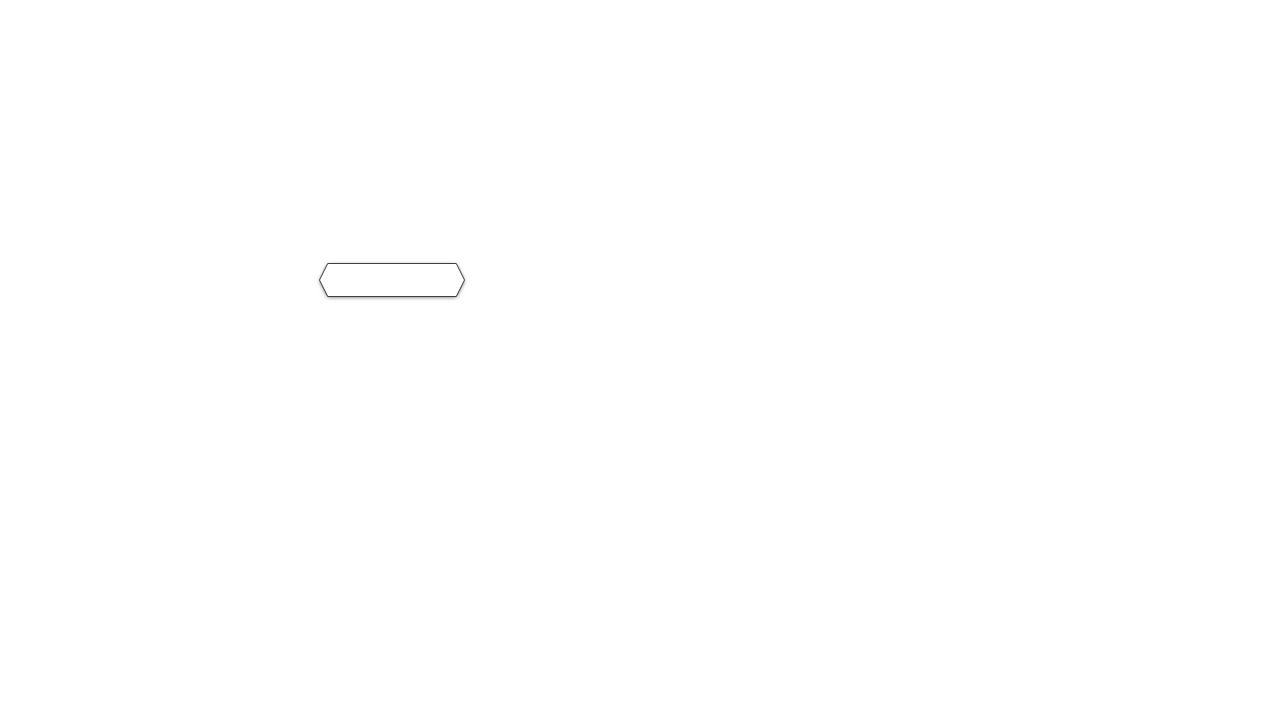
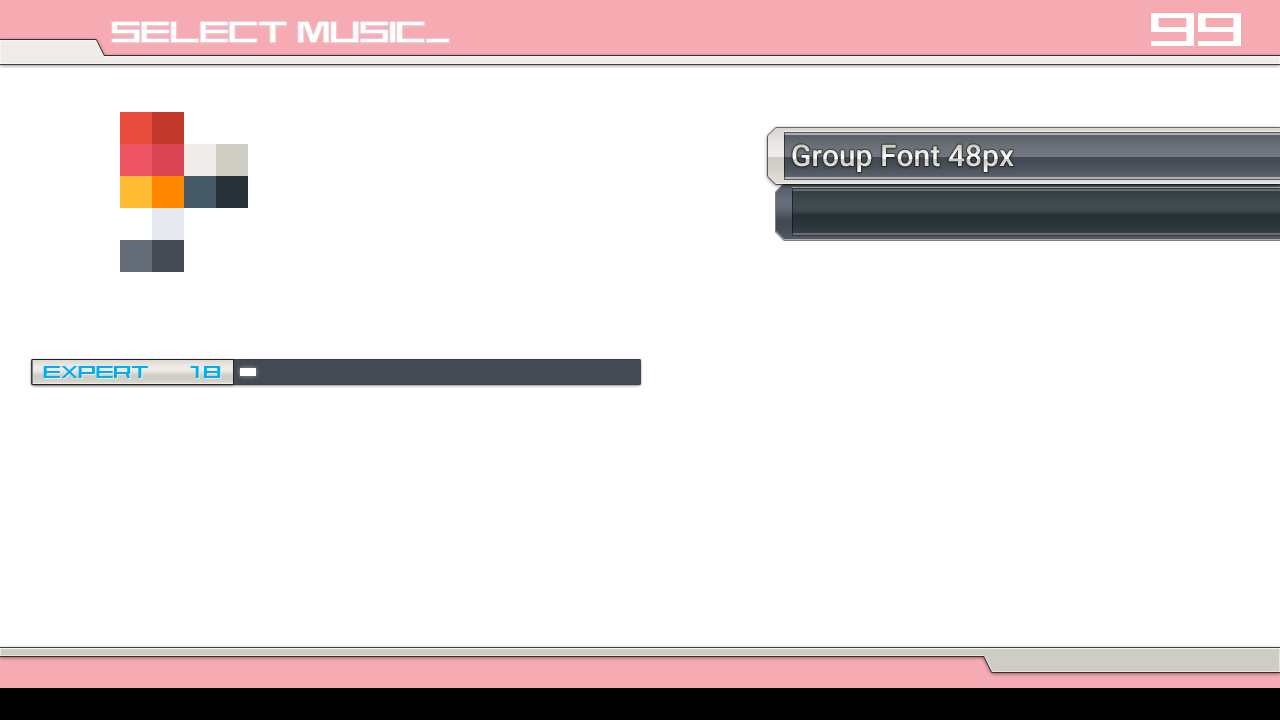
The second (1280, 720) image is a revision of the first. Changes to its layers:
showed "Palette", painted on it over [120, 112, 248, 272]
added group "Difficulty" with 7 layers above "Header" over [32, 360, 641, 384]
added group "Row" with 6 layers in group "Difficulty" over [32, 360, 641, 384]
moved "Shape 4" into group "Row", painted on it over [240, 264, 464, 376]
added layer "Shadow" (1st of 2, in "Difficulty" › "Row") in group "Row" over [32, 360, 640, 384]
showed group "Header" (2nd of 2) (11 layers) over [0, 0, 1280, 69]
added group "bottom rail" with 2 layers in group "Header" over [0, 40, 1280, 64]
added layer "overlay" in group "bottom rail" over [0, 40, 1280, 64]
renamed "Bottom (No Hex)" to "fill", moved it into group "bottom rail", painted on it over [0, 40, 1280, 64]
"Fill" (1st of 4, in "Header"): opacity 100% → 50% over [0, 0, 1280, 64]
added group "SongList" with 10 layers above "Footer" over [768, 128, 1280, 240]
added group "Group" with 5 layers in group "SongList" over [768, 128, 1280, 184]
added layer "Frame" (1st of 2, in "SongList" › "Group") in group "Group" over [768, 128, 1280, 184]
added layer "Highlight" in group "Group" over [776, 132, 1280, 180]
added layer "Fill" (2nd of 4, in "SongList" › "Group") in group "Group" over [776, 128, 1280, 184]
added layer "Shadow" (2nd of 2, in "SongList" › "Group") in group "Group" over [768, 128, 1280, 184]
added group "Song" with 3 layers in group "SongList" over [776, 184, 1280, 240]
added layer "Frame" (2nd of 2, in "SongList" › "Song") in group "Song" over [776, 184, 1280, 240]
added layer "Shape 3" in group "Song" over [784, 188, 1280, 236]
added layer "Fill" (3rd of 4, in "SongList" › "Song") in group "Song" over [784, 188, 1280, 236]
showed group "Footer" (6 layers) over [0, 648, 1280, 720]
"Fill" (4th of 4, in "Footer"): opacity 100% → 50% over [0, 648, 1280, 688]
…and 9 more changes (5 added, 2 painted, 1 removed, 1 renamed, 1 stack, 2 visibility)
